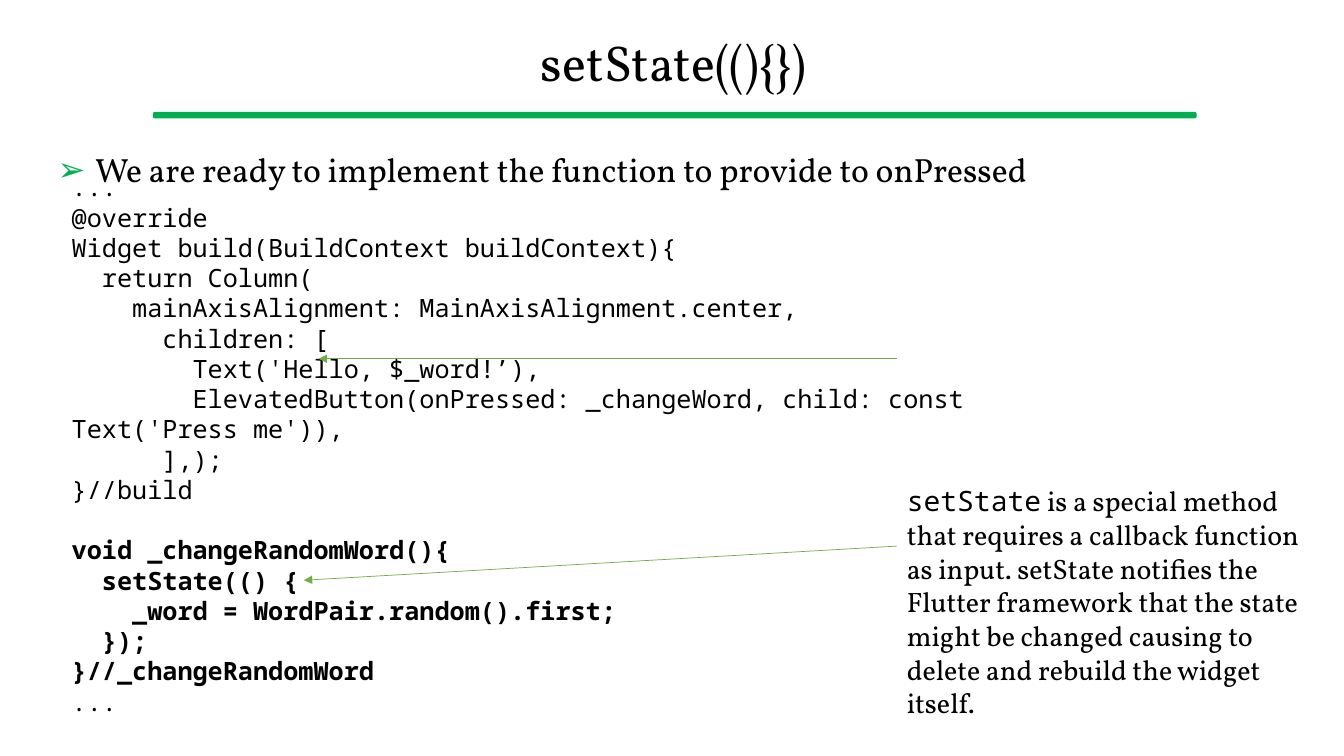
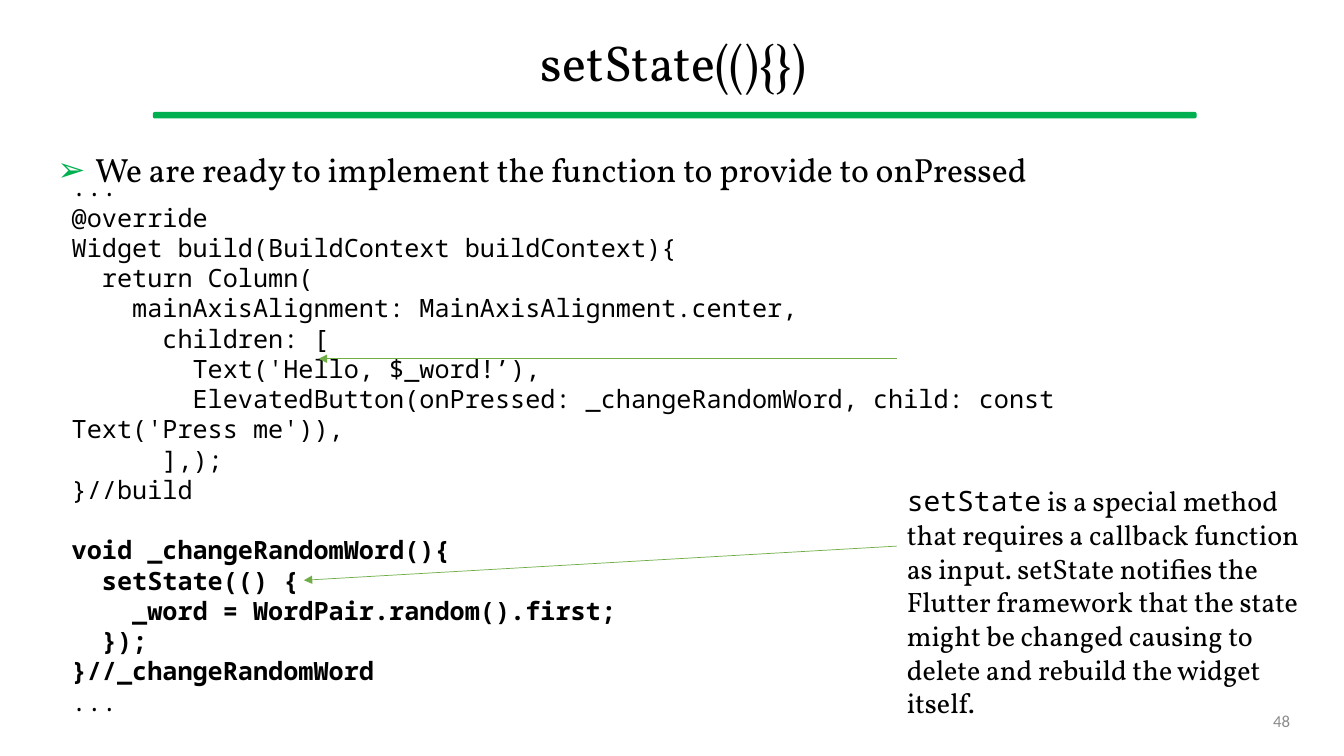
Before and after one commit to gcappon/bwthw, a slide deck: slide 48 of lab_04-hello-flutter/lab_04-hello_flutter.pptx. Drawn at 1344x756 pixels with LibreOffice and Linux fonts; fonts in the diff are those of the drawing. Boxes give left, top, right and bottom in pixels: in the first picture for what was removed or moved away, otherwise in the second. Text is boxed around its words. In the diff, an @@ line names an element or a change of style, - is before the commit and + after.

```diff
--- a/lab_04-hello-flutter/lab_04-hello_flutter.pptx
+++ b/lab_04-hello-flutter/lab_04-hello_flutter.pptx
@@ text at (72, 389, 1055, 442): text changed @@
-ElevatedButton(onPressed: _changeWord, child: const Text('Press me')),
+ElevatedButton(onPressed: _changeRandomWord, child: const Text('Press me')),
@@ page number added at (1273, 715, 1290, 727), 12 pt, text #8C8C8C @@
+48
```
Also in this commit, not shown: 50 other slides changed, 1 other file.
